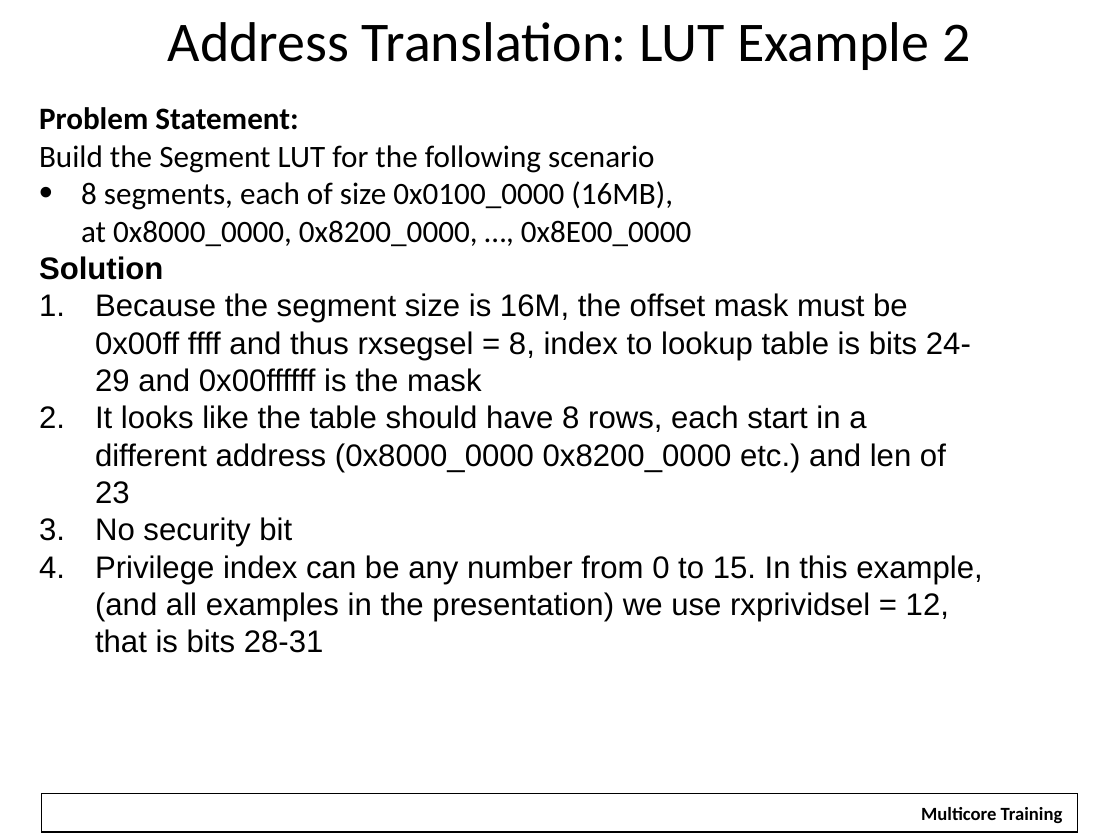
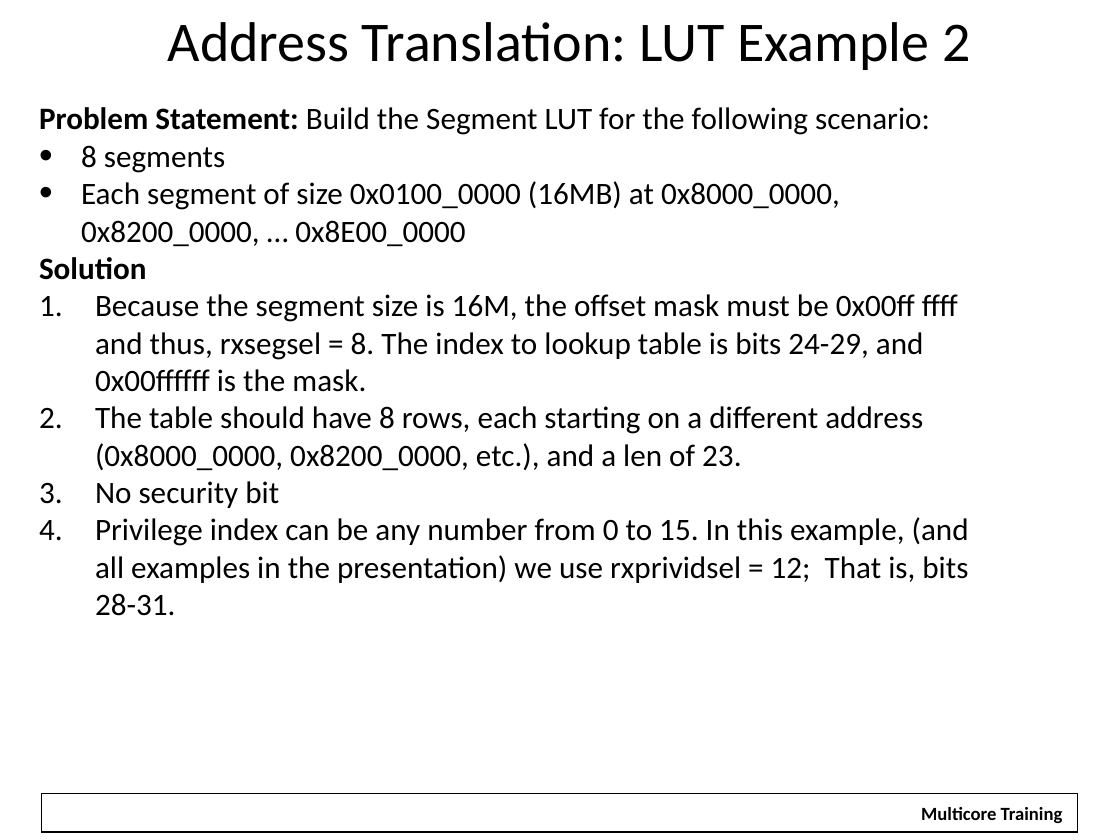
Before and after one commit to hari1989/keystone-workshop, a slide deck: slide 34 of preliminary/Working/presentations/Intro to Hyperlink.pptx (slide 33 before the commit). Drawn at 1120x840 pixels with LibreOffice and Linux fonts; fonts in the diff are those of the drawing; background and template pictures are left out. Boxes give left, top, right and bottom in pixels: in the first picture for what was removed or moved away, otherwise in the second. Text is boxed around its words. In the diff, an @@ line names an element or a change of style, - is before the commit and + after.

```diff
--- a/preliminary/Working/presentations/Intro to Hyperlink.pptx
+++ b/preliminary/Working/presentations/Intro to Hyperlink.pptx
@@ text at (39,107,930,247): text changed @@
-Problem Statement:
-Build the Segment LUT for the following scenario
-• 8 segments, each of size 0x0100_0000 (16MB),
-  at 0x8000_0000, 0x8200_0000, …, 0x8E00_0000
+Problem Statement: Build the Segment LUT for the following scenario:
+• 8 segments
+• Each segment of size 0x0100_0000 (16MB) at 0x8000_0000, 0x8200_0000, … 0x8E00_0000
@@ text at (39,257,279,508): font Arial to Calibri in "Solution", "No security bit" @@
@@ text at (95,294,958,471): text changed; font Arial to Calibri @@
-1. Because the segment size is 16M, the offset mask must be 0x00ff ffff and thus rxsegsel = 8, index to lookup table is bits 24-29 and 0x00ffffff is the mask
-2. It looks like the table should have 8 rows, each start in a different address (0x8000_0000 0x8200_0000 etc.) and len of 23
+1. Because the segment size is 16M, the offset mask must be 0x00ff ffff and thus, rxsegsel = 8. The index to lookup table is bits 24-29, and 0x00ffffff is the mask.
+2. The table should have 8 rows, each starting on a different address (0x8000_0000, 0x8200_0000, etc.), and a len of 23.
@@ text at (95,517,969,616): text changed; font Arial to Calibri @@
-4. Privilege index can be any number from 0 to 15. In this example, (and all examples in the presentation) we use rxprividsel = 12, that is bits 28-31
+4. Privilege index can be any number from 0 to 15. In this example, (and all examples in the presentation) we use rxprividsel = 12; That is, bits 28-31.
```
Also in this commit, not shown: 41 other slides changed, 1 slide added.
